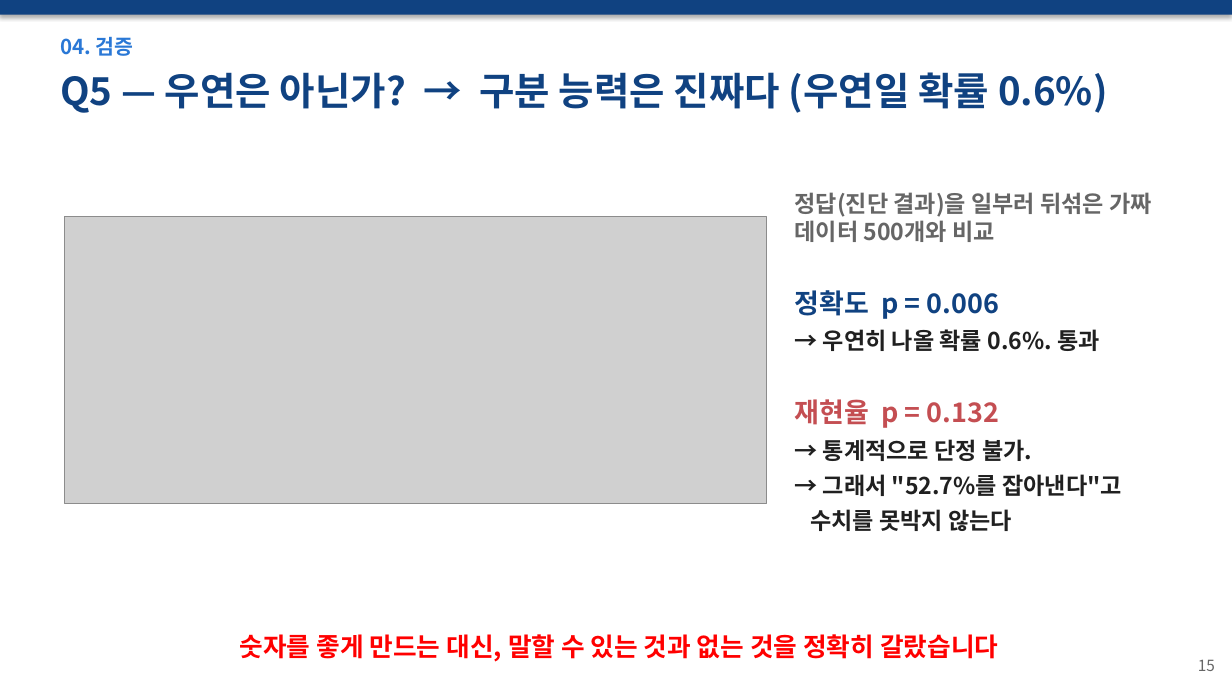
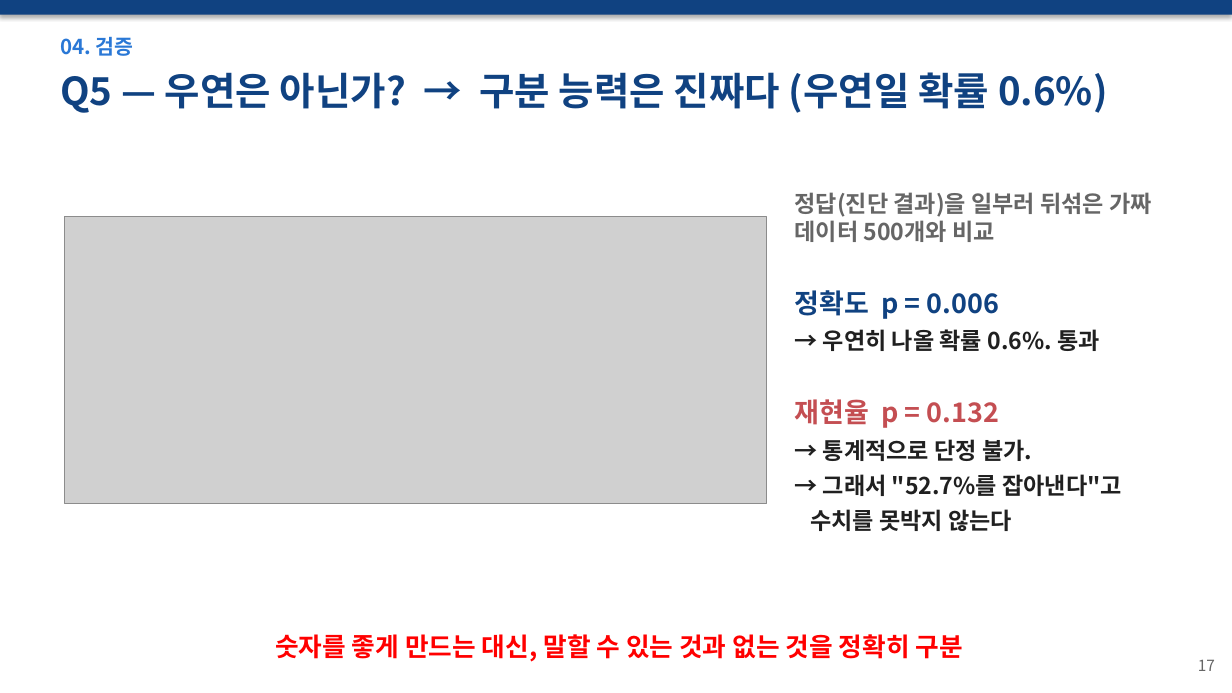
Before and after one commit to wpalswpa/dementia-screening, a slide deck: slide 17 of 발표자료_최종본_v5.pptx (slide 15 before the commit). Drawn at 1232x693 pixels with LibreOffice and Linux fonts; fonts in the diff are those of the drawing; grey boxes stand for pictures. Boxes give left, top, right and bottom in pixels: in the first picture for what was removed or moved away, otherwise in the second. Text is boxed around its words. In the diff, an @@ line names an element or a change of style, - is before the commit and + after.

Commit message:
발표자료: 작성가이드 필수 구성 반영 (23→27장)
- 추가: 프로젝트 일정(2), 팀원 업무분장(3), 분석종합→서비스 도출(18), DB 구축(23)
- 13→15페이지: 베이스라인 행 제거, RF vs 로지스틱 비교 + 채택 이유 한 줄
- 9→11페이지: 전처리에 파생 지표(수면 리듬) 단계 추가 (기획안 04절 정합)
- 부연 문구 정리, 페이지 번호 재정렬

```diff
--- a/발표자료_최종본_v5.pptx
+++ b/발표자료_최종본_v5.pptx
@@ text at [275,634,963,662]: text changed @@
-숫자를 좋게 만드는 대신, 말할 수 있는 것과 없는 것을 정확히 갈랐습니다
+숫자를 좋게 만드는 대신, 말할 수 있는 것과 없는 것을 정확히 구분
@@ text at [1198,659,1215,671]: text changed @@
-15
+17
```
Also in this commit, not shown: 20 other slides changed, 4 slides added.
